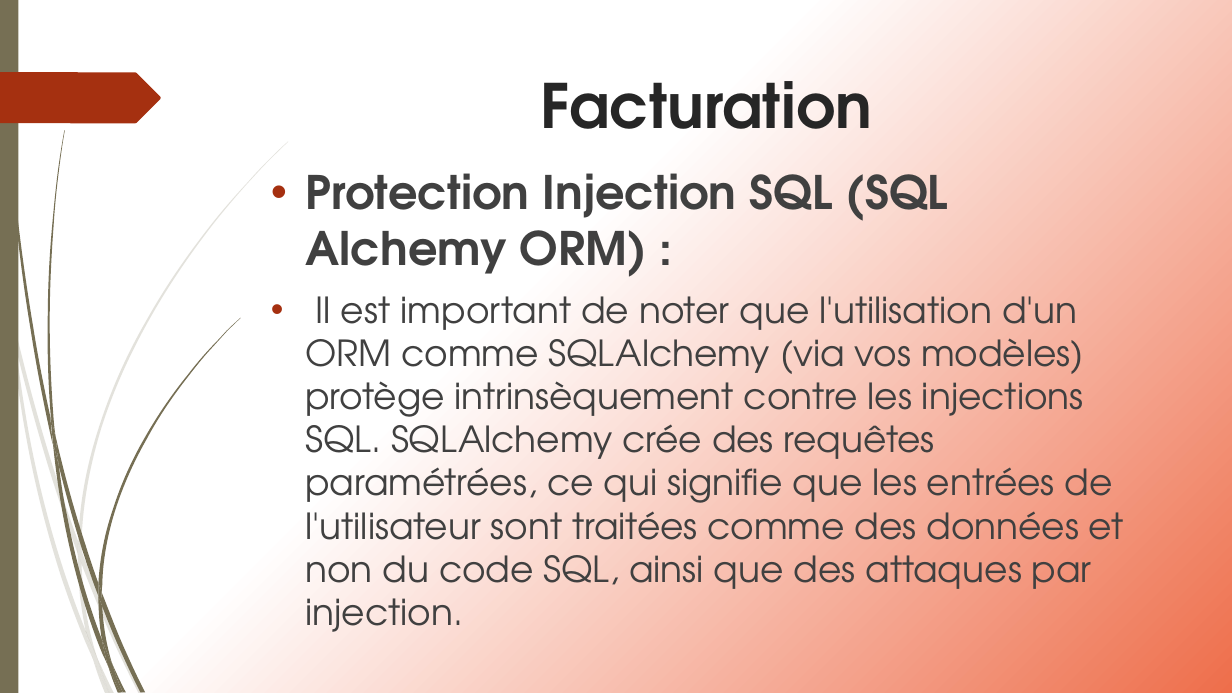
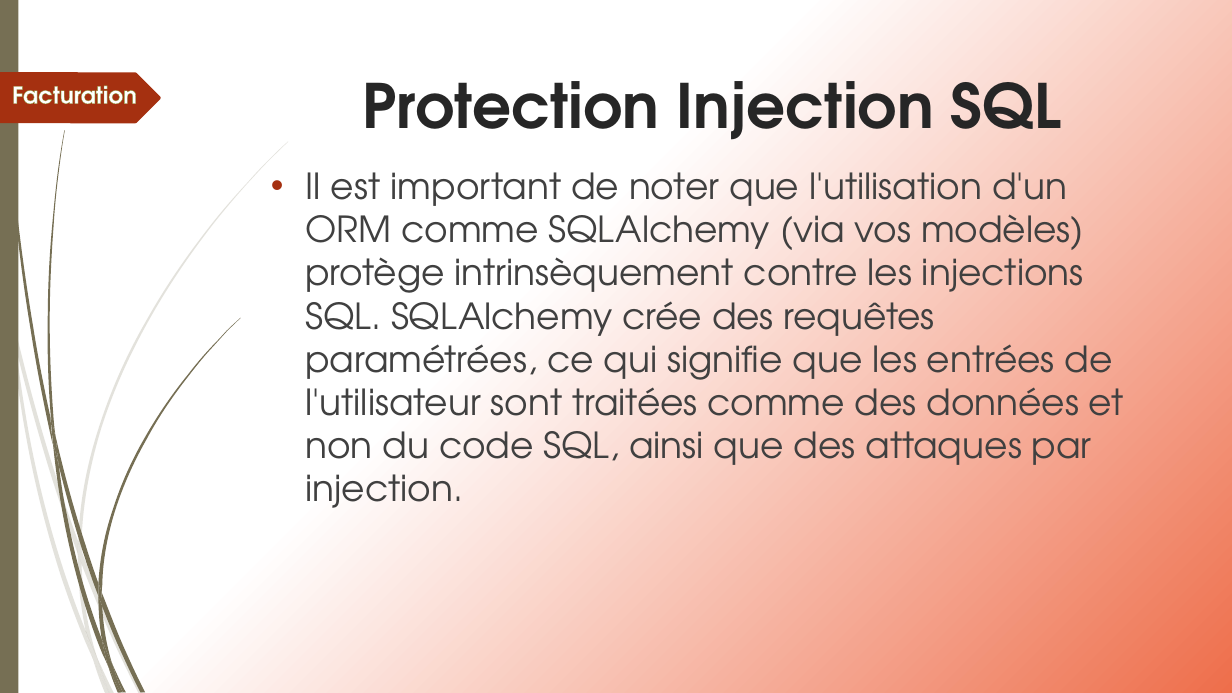
Before and after one commit to ameerchand30/Facturation, a slide deck: slide 11 of Facturation.pptx (slide 7 before the commit). Drawn at 1232x693 pixels with LibreOffice and Linux fonts; fonts in the diff are those of the drawing. Boxes give left, top, right and bottom in pixels: in the first picture for what was removed or moved away, otherwise in the second. Text is boxed around its words. In the diff, an @@ line names an element or a change of style, - is before the commit and + after.

```diff
--- a/Facturation.pptx
+++ b/Facturation.pptx
@@ text added at <box>12,85,137,104</box>, 18 pt, text #FFFFFF, bold @@
+Facturation
@@ title at <box>363,81,1061,140</box>: text changed @@
-Facturation
+Protection Injection SQL
@@ text at <box>306,173,949,277</box>: paragraph removed @@
-• Protection Injection SQL (SQL Alchemy ORM) :
```
Also in this commit, not shown: 24 other slides changed, 8 slides added, 1 slide removed, 2 other files.
